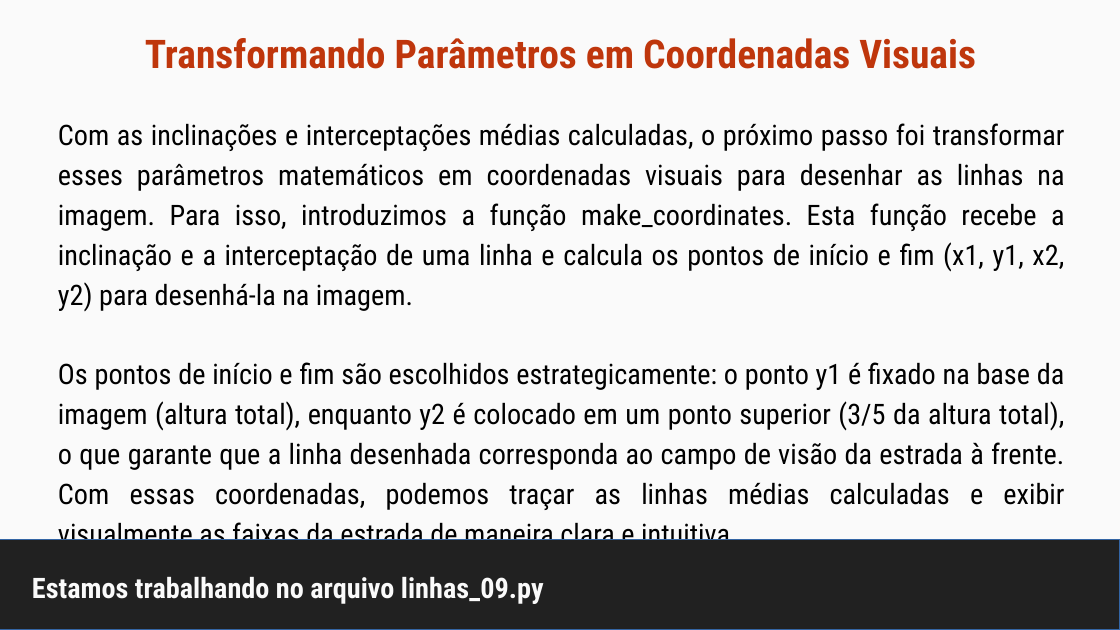
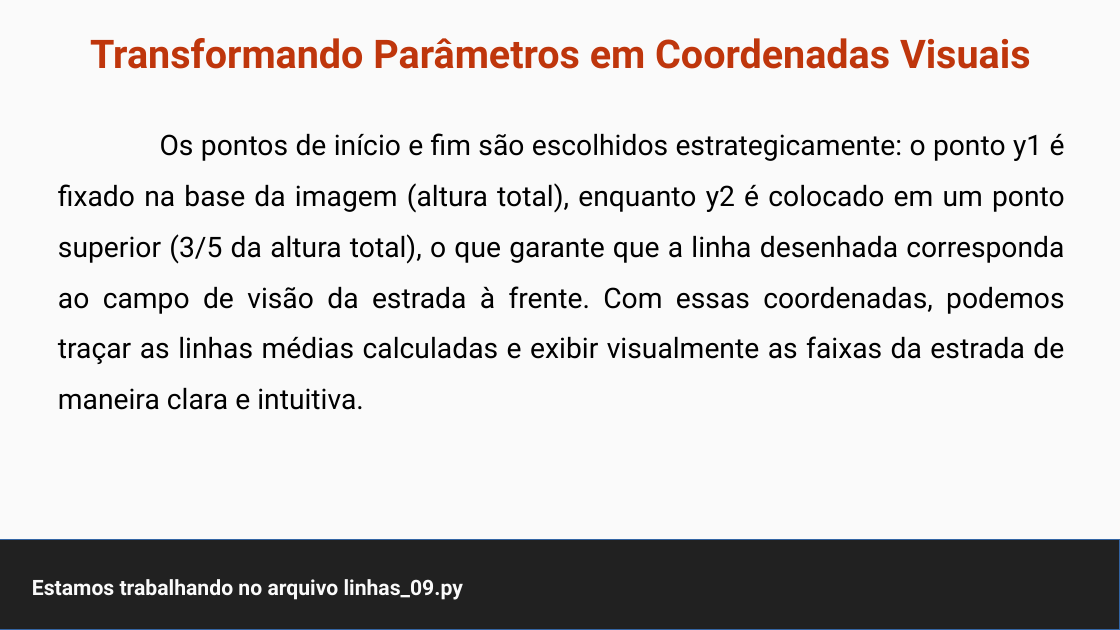
Before and after one commit to maurizioprizzi/finding_lanes, a slide deck: slide 40 of computer_vision_encounter_01.odp (slide 30 before the commit). Drawn at 1120x630 pixels with LibreOffice and Linux fonts; fonts in the diff are those of the drawing. Boxes give left, top, right and bottom in pixels: in the first picture for what was removed or moved away, otherwise in the second. Text is boxed around its words. In the diff, an @@ line names an element or a change of style, - is before the commit and + after.

```diff
--- a/computer_vision_encounter_01.odp
+++ b/computer_vision_encounter_01.odp
@@ title "Transformando Parâmetros em Coordenadas Visuais" at <box>90,38,1031,69</box>: font Roboto Condensed to Roboto @@
@@ text "Os pontos de início e ..." at <box>58,133,1065,410</box>: font Roboto Condensed to Roboto; line spacing 28.4pt to 1.5 @@
@@ text at <box>58,123,1065,311</box>: paragraph removed @@
-Com as inclinações e interceptações médias calculadas, o próximo passo foi transformar esses parâmetros matemáticos em coordenadas visuais para desenhar as linhas na imagem. Para isso, introduzimos a função make_coordinates. Esta função recebe a inclinação e a interceptação de uma linha e calcula os pontos de início e fim (x1, y1, x2, y2) para desenhá-la na imagem.
@@ title "Estamos trabalhando no arquivo linhas_09.py" at <box>32,579,463,600</box>: size 20 to 15 pt, font Roboto Condensed to Roboto @@
```
Also in this commit, not shown: 31 other slides changed, 10 slides added, 11 other files.
